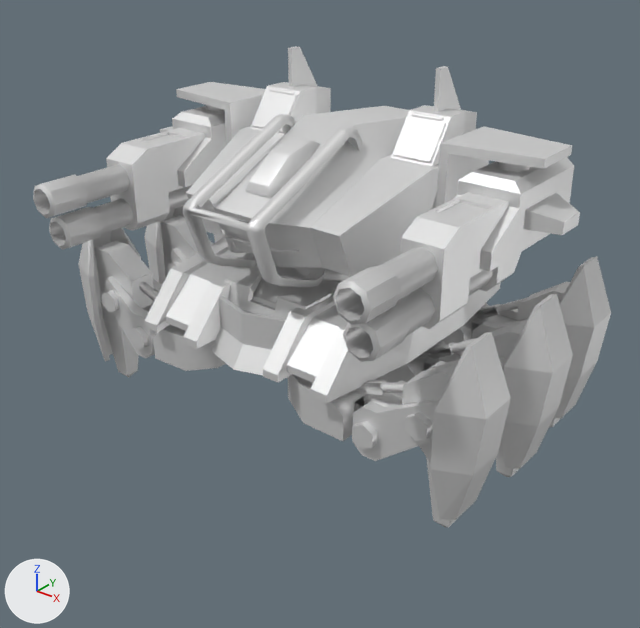
A saved change to the glTF model glb/corkarganetht4.glb.
Both versions are drawn from a camera (50 mm lens) standing at (107.1, -134.6, 102.8) and looking at (4.8, -6.8, 23.5). The axes (+X, +Y, +Z) are drawn at lower left. The lights are the same throughout. The older version comes first.

In view in the first picture: 'lbarrel1', 'lbarrel2', 'lbfoot', 'lbhip', 'lbleg', 'lffoot', 'lfhip', 'lfleg', 'llauncher', 'lmfoot', 'lmhip', 'lmleg', 'pelvis', 'rffoot', 'rfhip', 'rfleg', 'rlauncher', 'rmfoot', 'rmleg', 'shoulder', 'turret' and 4 more.
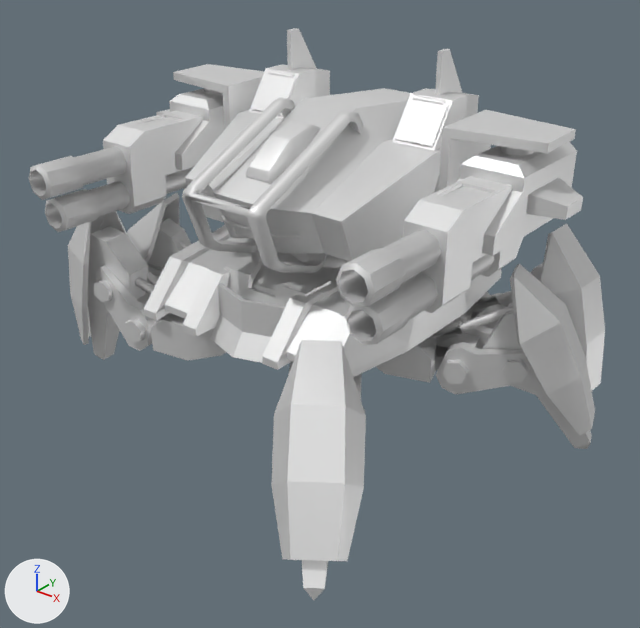
Diff of the bpy script that builds the scene:
```diff
--- a/glb/corkarganetht4.glb.py
+++ b/glb/corkarganetht4.glb.py
@@ ob_pelvis @@
 ob_pelvis = bpy.data.objects.new('pelvis', me_pelvis)
-ob_pelvis.location = (0.0, 0.0, 31.5)
+ob_pelvis.location = (0.0, 0.0, 34.2)
@@ ob_rfhip @@
 ob_rfhip.location = (-16.05, -19.14, -9.302)
+ob_rfhip.rotation_euler = (0.0, 0.0, 0.125)  # degrees (0, 0, 7.2)
@@ ob_rfleg @@
 ob_rfleg.location = (-14.1, 0.0, -7.825)
+ob_rfleg.rotation_euler = (0.0, 0.133, 0.0)  # degrees (0, 7.6, 0)
@@ ob_rffoot @@
 ob_rffoot.location = (-10.11, 0.0, 5.144)
+ob_rffoot.rotation_euler = (0.0, 0.0715, 0.0)  # degrees (0, 4.1, 0)
@@ ob_lmhip @@
 ob_lmhip.location = (17.65, 1.943, -9.302)
+ob_lmhip.rotation_euler = (0.0, 0.0, 0.32)  # degrees (0, 0, 18)
@@ ob_lmleg @@
 ob_lmleg.location = (14.16, 0.0, -7.962)
+ob_lmleg.rotation_euler = (0.0, 0.328, 0.0)  # degrees (0, 19, 0)
@@ ob_lmfoot @@
 ob_lmfoot.location = (10.05, 0.0, 5.226)
+ob_lmfoot.rotation_euler = (0.0, -0.878, 0.0)  # degrees (0, -50, 0)
@@ ob_lbhip @@
 ob_lbhip.location = (16.09, 23.39, -9.302)
+ob_lbhip.rotation_euler = (0.0, 0.0, -0.0194)  # degrees (0, 0, -1.1)
@@ ob_lbleg @@
 ob_lbleg.location = (14.15, 0.0547, -7.962)
+ob_lbleg.rotation_euler = (0.0, -0.112, 0.0)  # degrees (0, -6.4, 0)
@@ ob_lbfoot @@
 ob_lbfoot.location = (10.04, 0.0, 5.294)
+ob_lbfoot.rotation_euler = (0.0, -0.235, 0.0)  # degrees (0, -13, 0)
@@ ob_lfhip @@
 ob_lfhip.location = (16.05, -19.14, -9.302)
+ob_lfhip.rotation_euler = (0.0, 0.0, -0.943)  # degrees (0, 0, -54)
@@ ob_lfleg @@
 ob_lfleg.location = (14.1, 0.0, -7.825)
+ob_lfleg.rotation_euler = (0.0, 0.364, 0.0)  # degrees (0, 21, 0)
@@ ob_lffoot @@
 ob_lffoot.location = (10.12, 0.0, 5.144)
+ob_lffoot.rotation_euler = (0.0, -1.118, 0.0)  # degrees (0, -64, 0)
@@ ob_rmhip @@
 ob_rmhip.location = (-17.65, 1.943, -9.302)
+ob_rmhip.rotation_euler = (0.0, 0.0, 0.312)  # degrees (0, 0, 18)
@@ ob_rmleg @@
 ob_rmleg.location = (-14.36, 0.0, -7.962)
+ob_rmleg.rotation_euler = (0.0, -0.307, 0.0)  # degrees (0, -18, 0)
@@ ob_rmfoot @@
 ob_rmfoot.location = (-8.208, 0.0, 5.226)
+ob_rmfoot.rotation_euler = (0.0, 0.828, 0.0)  # degrees (0, 47, 0)
@@ ob_turret @@
 ob_turret.parent = ob_aimy1
-ob_turret.location = (0.0, 0.0, 0.0)
+ob_turret.location = (0.0, 0.0, 0.737)
+ob_turret.rotation_euler = (0.0175, 0.014, 0.00897)  # degrees (1, 0.8, 0.5)
@@ ob_shoulder @@
 ob_shoulder.location = (0.0, 0.041, -0.0821)
+ob_shoulder.rotation_euler = (0.00408, 0.0, 0.0)  # degrees (0.2, 0, 0)
@@ ob_rlauncher @@
 ob_rlauncher.location = (-37.03, 0.575, 8.208)
+ob_rlauncher.rotation_euler = (-0.0221, 0.0, 0.0)  # degrees (-1.3, 0, 0)
@@ ob_llauncher @@
 ob_llauncher.location = (37.03, 0.575, 8.208)
+ob_llauncher.rotation_euler = (-0.0221, 0.0, 0.0)  # degrees (-1.3, 0, 0)
```

Changed parts and their boxes (x1, y1, x2, y2) in the pictures (640 x 628 px):
'turret', moved, turned
    before: (183, 46, 477, 287)
    after: (182, 28, 479, 273)
'lffoot', moved, turned
    before: (402, 332, 511, 528)
    after: (271, 340, 366, 600)
'pelvis', moved
    before: (145, 237, 500, 403)
    after: (144, 225, 502, 377)
'llauncher', moved, turned
    before: (400, 157, 580, 329)
    after: (403, 142, 583, 313)
'lmfoot', moved, turned
    before: (492, 294, 573, 477)
    after: (483, 264, 595, 449)
'shoulder', moved, turned
    before: (176, 82, 572, 209)
    after: (173, 64, 576, 193)
'rlauncher', moved, turned
    before: (106, 105, 226, 231)
    after: (103, 88, 225, 214)
'rffoot', moved, turned
    before: (78, 227, 154, 377)
    after: (68, 211, 148, 360)
'lbfoot', moved, turned
    before: (517, 256, 611, 428)
    after: (509, 224, 605, 390)
'lbarrel1', moved, turned
    before: (333, 247, 438, 325)
    after: (336, 230, 441, 307)
'lbarrel2', moved, turned
    before: (343, 270, 493, 362)
    after: (345, 254, 495, 345)
'rbarrel1', moved, turned
    before: (33, 164, 130, 218)
    after: (29, 146, 127, 200)
'rbarrel2', moved, turned
    before: (49, 185, 192, 250)
    after: (45, 167, 193, 232)
'aacover', moved, turned
    before: (252, 88, 447, 163)
    after: (251, 70, 449, 147)
'lmleg', moved, turned (mostly hidden before)
    before: (427, 350, 506, 371)
    after: (436, 326, 534, 395)
'lfleg', moved, turned (not visible afterwards)
    before: (352, 380, 438, 461)
'lfhip', moved, turned (mostly hidden afterwards)
    before: (288, 374, 407, 441)
    after: (288, 361, 361, 400)
'lmhip', moved, turned
    before: (379, 338, 477, 382)
    after: (376, 305, 514, 383)
'rmfoot', moved, turned
    before: (144, 206, 213, 285)
    after: (127, 193, 191, 268)
'rfhip', moved, turned
    before: (139, 281, 226, 371)
    after: (135, 277, 226, 361)
'rfleg', moved, turned
    before: (102, 276, 162, 358)
    after: (94, 265, 158, 351)
'lbhip', moved, turned
    before: (443, 296, 532, 344)
    after: (445, 291, 511, 327)
'lbleg', moved, turned (mostly hidden afterwards)
    before: (472, 309, 528, 339)
    after: (473, 300, 511, 329)
'rmleg', moved, turned (mostly hidden)
    before: (167, 248, 187, 273)
    after: (148, 264, 164, 279)
'rmhip', moved, turned (not visible before)
    after: (179, 239, 190, 249)
'rbfoot', moved (not visible afterwards)
    before: (214, 234, 223, 242)
